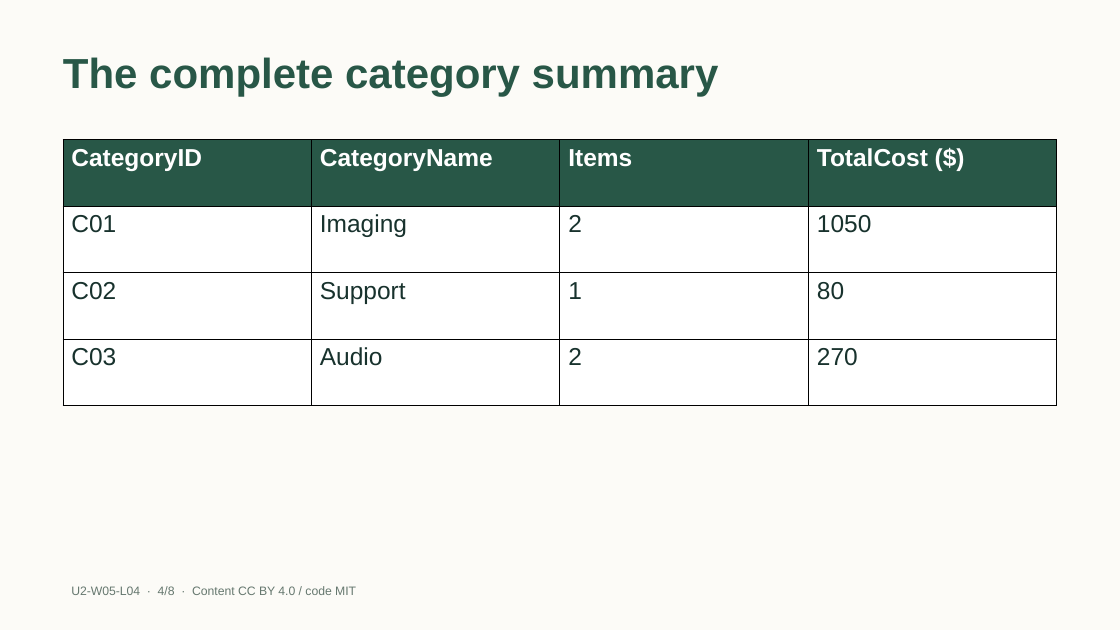
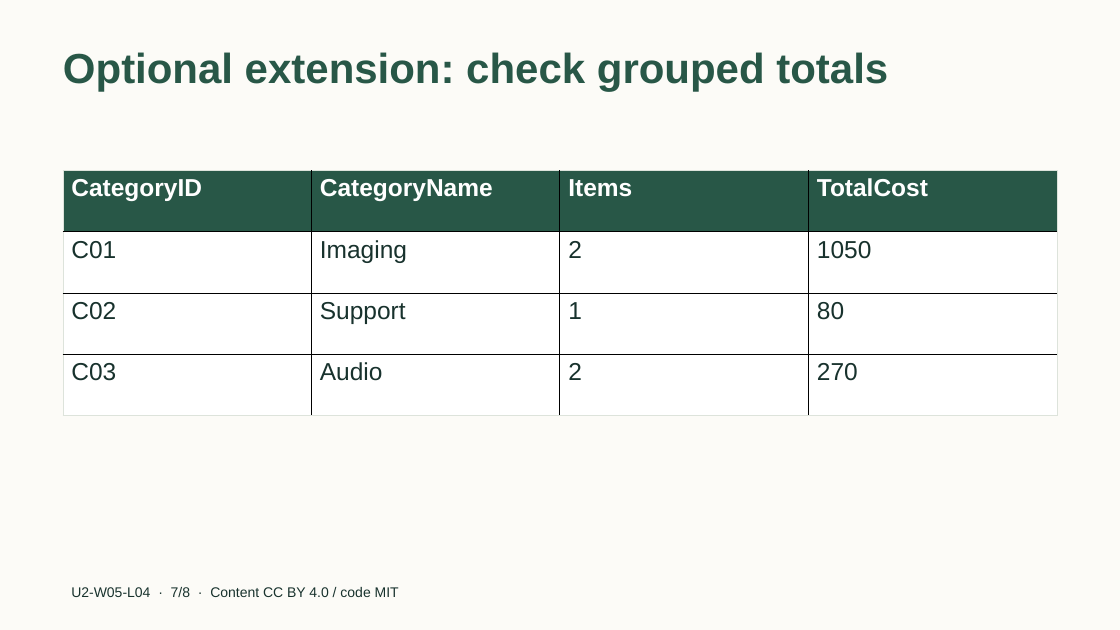
Before and after one commit to EdugenIO/cs-atar-textbook, a slide deck: slide 7 of dist/slides/u2-w05-l04.pptx (slide 4 before the commit). Drawn at 1120x630 pixels with LibreOffice and Linux fonts; fonts in the diff are those of the drawing. Boxes give left, top, right and bottom in pixels: in the first picture for what was removed or moved away, otherwise in the second. Text is boxed around its words. In the diff, an @@ line names an element or a change of style, - is before the commit and + after.

Commit message:
Separate Year 11 SQL core practice from optional extensions (S04)

```diff
--- a/dist/slides/u2-w05-l04.pptx
+++ b/dist/slides/u2-w05-l04.pptx
@@ title removed at (x1=63, y1=57, x2=719, y2=97) @@
-The complete category summary
@@ title added at (x1=63, y1=52, x2=888, y2=92), 36 pt, text #285747, bold @@
+Optional extension: check grouped totals
@@ table at (x1=63, y1=171, x2=1058, y2=416) @@
-row 1, column 4: TotalCost ($)
+row 1, column 4: TotalCost
@@ borders changed @@
@@ table resized from (x1=63, y1=140, x2=1058, y2=407) to (x1=63, y1=171, x2=1058, y2=416) @@
@@ text at (x1=71, y1=587, x2=399, y2=597): text changed; size 10.5 to 12 pt; text colour #66786F to #18322D @@
-U2-W05-L04 · 4/8 · Content CC BY 4.0 / code MIT
+U2-W05-L04 · 7/8 · Content CC BY 4.0 / code MIT
```
Also in this commit, not shown: 2 other slides changed, 5 slides added, 5 slides removed, 37 other files.
